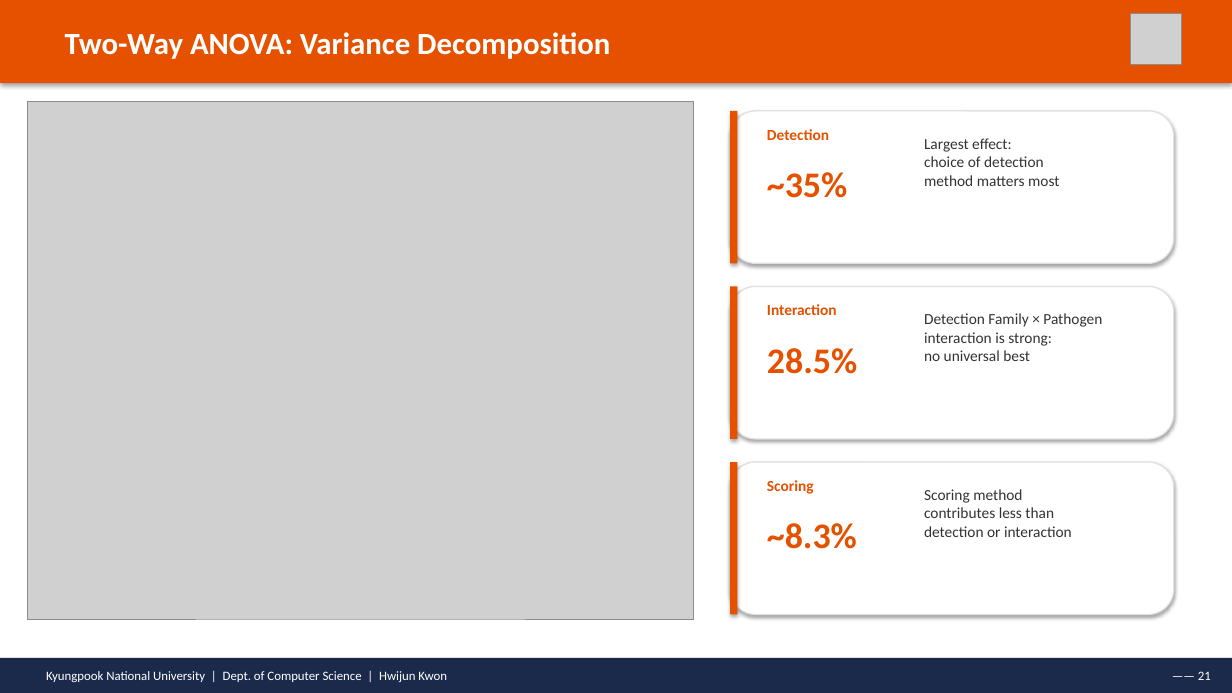
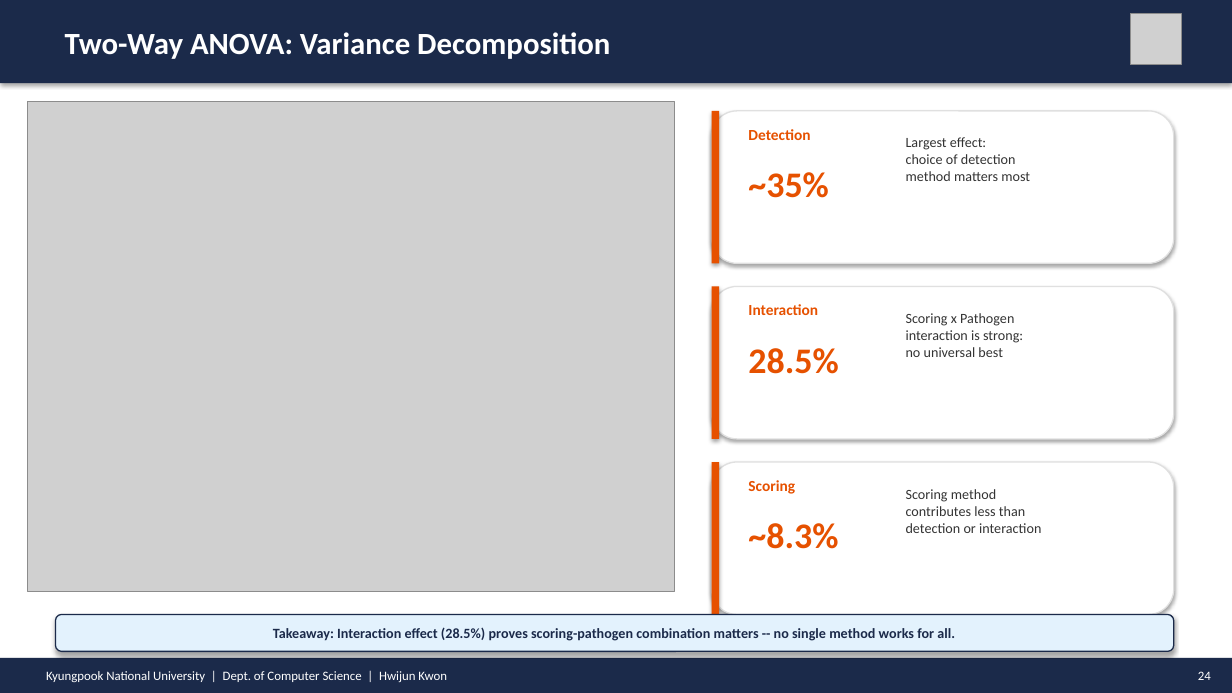
Before and after one commit to hwijunkwon/mutbench, a slide deck: slide 24 of paper/ppt/MutBench_Defense_v4.pptx (slide 21 before the commit). Drawn at 1232x693 pixels with LibreOffice and Linux fonts; fonts in the diff are those of the drawing; grey boxes stand for pictures. Boxes give left, top, right and bottom in pixels: in the first picture for what was removed or moved away, otherwise in the second. Text is boxed around its words. In the diff, an @@ line names an element or a change of style, - is before the commit and + after.

```diff
--- a/paper/ppt/MutBench_Defense_v4.pptx
+++ b/paper/ppt/MutBench_Defense_v4.pptx
@@ rectangle at (0, 0, 1232, 83): fill #E65100 to #1B2A4A @@
@@ picture: place and size @@
-picture at (28, 102, 693, 619)
+picture at (28, 102, 675, 592)
@@ rounded rectangle: place and size @@
-rounded rectangle at (730, 111, 1174, 263)
+rounded rectangle at (712, 111, 1174, 263)
@@ text "Largest effect:": place and size @@
-text "Largest effect:" at (924, 138, 1059, 186)
+text "Largest effect:" at (906, 137, 1030, 181)
@@ text "Largest effect:" at (906, 137, 1030, 181): size 12 to 11 pt @@
@@ rounded rectangle: place and size @@
-rounded rectangle at (730, 287, 1174, 439)
+rounded rectangle at (712, 287, 1174, 439)
@@ text "Scoring x Pathogen": place and size @@
-text "Scoring x Pathogen" at (924, 313, 1102, 361)
+text "Scoring x Pathogen" at (906, 313, 1023, 357)
@@ text at (906, 313, 1014, 326): text changed; size 12 to 11 pt @@
-Detection Family × Pathogen
+Scoring x Pathogen
@@ text at (906, 330, 1023, 357): size 12 to 11 pt in "interaction is strong:", "no universal best" @@
@@ 6 texts, 3 rectangles: place and size @@
-6 texts, 3 rectangles at (730, 111, 857, 615)
+6 texts, 3 rectangles at (712, 111, 838, 615)
@@ rounded rectangle: place and size @@
-rounded rectangle at (730, 462, 1174, 615)
+rounded rectangle at (712, 462, 1174, 615)
@@ text "Scoring method" at (906, 489, 1041, 533): size 12 to 11 pt @@
@@ text "Scoring method": place and size @@
-text "Scoring method" at (924, 489, 1072, 537)
+text "Scoring method" at (906, 489, 1041, 533)
@@ rounded rectangle added at (55, 615, 1174, 652), fill #E3F2FD, outline #1B2A4A 1 pt, 11 pt, text #1B2A4A, bold @@
+Takeaway: Interaction effect (28.5%) proves scoring-pathogen combination matters -- no single method works for all.
@@ text at (1198, 671, 1211, 680): text changed @@
-—— 21
+24
```
Also in this commit, not shown: 28 other slides changed, 6 slides added, 3 slides removed, 1 other file.
